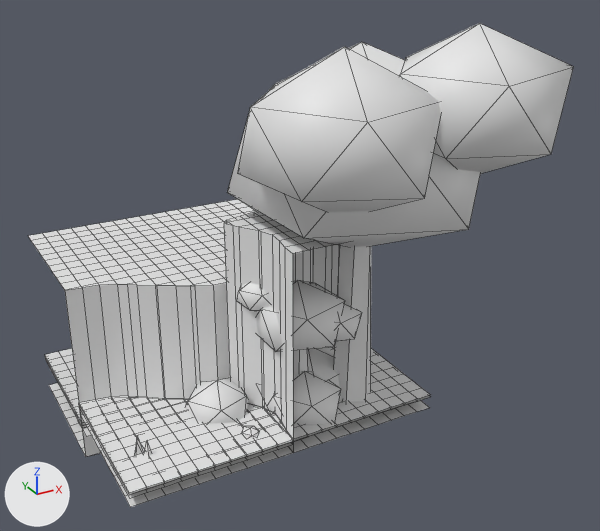
The FBX model Assets/Data/Level/Biomes/BrightwaterHollow/Models/BH_FloorRockLiquid_CCAB.fbx: old version first, new version second.
Both versions are drawn from a 50 mm camera at (-4.83, -11.48, 7.3) aimed at (0.83, -1.19, 2.15). Every picture has the same lights, and +X, +Y and +Z are marked at lower left. The picture after the commit comes second. Mesh edges are drawn as thin lines. Where no turn or scale is listed for an object, it has been applied to the vertices.

Names of what the first picture shows: 'BH_FloorRockLiquid_CCAB', 'BH_FloorRockLiquid_CCAB_ColGround0', 'BH_FloorRockLiquid_CCAB_ColGround1', 'BH_FloorRockLiquid_CCAB_ColWall1', 'BH_FloorRockLiquid_CCAB_ColWaterBlocker2', 'BH_FloorRockLiquid_CCAB_ColWaterSurface2'.
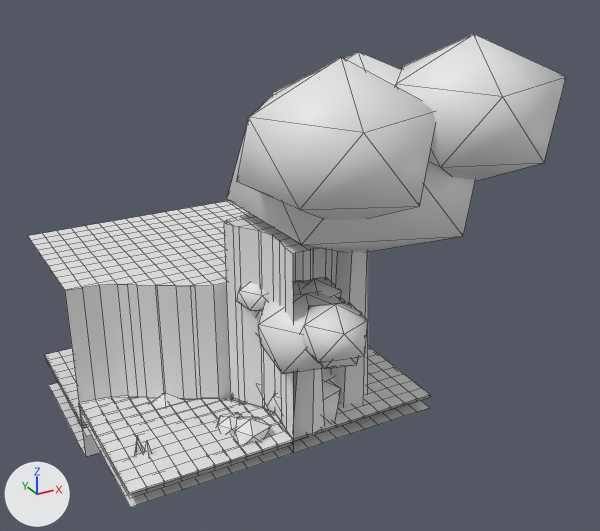
Boxes (x1, y1, x2, y2) around the edits, measured in the pictures (600 x 531 px; the box of a moved part takes in the faces that stretch with it):
'BH_FloorRockLiquid_CCAB', reshaped
    before: (45, 23, 574, 499)
    after: (45, 34, 566, 499)
part 1 of me_bh_floorrockliquid_ccab, moved or reshaped
    before: (334, 246, 372, 403)
    after: (331, 251, 369, 405)
part 2 of me_bh_floorrockliquid_ccab, moved or reshaped
    before: (227, 42, 481, 247)
    after: (227, 52, 475, 253)
part 3 of me_bh_floorrockliquid_ccab, moved or reshaped
    before: (400, 23, 574, 174)
    after: (395, 34, 566, 181)
part 4 of me_bh_floorrockliquid_ccab, moved or reshaped
    before: (238, 46, 441, 212)
    after: (237, 57, 436, 219)
part 5 of me_bh_floorrockliquid_ccab, deleted
    before: (241, 426, 260, 438)
part 6 of me_bh_floorrockliquid_ccab, built on
    before: (185, 378, 248, 424)
    after: (152, 278, 368, 444)

Diff of the bpy script that builds the scene:
```diff
--- a/Assets/Data/Level/Biomes/BrightwaterHollow/Models/BH_FloorRockLiquid_CCAB.fbx.py
+++ b/Assets/Data/Level/Biomes/BrightwaterHollow/Models/BH_FloorRockLiquid_CCAB.fbx.py
@@ mat_canopy @@
+mat_canopy = principled_material('Canopy')
+mat_canopy.base_color = (0.8, 0.8, 0.8)  # white #e7e7e7
@@ me_bh_floorrockliquid_ccab @@
 # used by ob_bh_floorrockliquid_ccab; location = (0.0, 0.0, 0.0)
-me_bh_floorrockliquid_ccab.from_pydata(...)  # 872 vertices, 754 faces; spans x -2.5..3.44, y -4.18..2.5, z -1.0..5.88
+me_bh_floorrockliquid_ccab.from_pydata(...)  # 932 vertices, 841 faces; spans x -2.5..3.32, y -4.18..2.5, z -1.0..5.76
+# me_bh_floorrockliquid_ccab part 1: the loose piece of 12 vertices spanning x 1.12..1.74, y -2.13..-1.51, z 0.0..3.87 is scaled about its middle by (0.989, 0.989, 0.979), then moved by (-0.08, -0.05, -0.04)
+# me_bh_floorrockliquid_ccab part 2: the loose piece of 12 vertices spanning x -0.27..3.16, y -3.62..-0.16, z 2.54..5.56 is scaled about its middle by 0.979, then moved by (-0.08, -0.05, -0.09)
+# me_bh_floorrockliquid_ccab part 3: the loose piece of 12 vertices spanning x 1.2..3.44, y -4.18..-2.0, z 3.85..5.88 is scaled about its middle by 0.979, then moved by (-0.1, -0.02, -0.1)
+# me_bh_floorrockliquid_ccab part 4: the loose piece of 12 vertices spanning x -0.69..1.82, y -3.98..-1.41, z 3.48..5.69 is scaled about its middle by 0.979, then moved by (-0.06, -0.03, -0.1)
+# me_bh_floorrockliquid_ccab part 5: the loose piece of 12 vertices spanning x -0.63..-0.33, y -2.16..-1.89, z -0.06..0.12 is deleted
+# me_bh_floorrockliquid_ccab part 6
+# 12 vertices are removed from x -1.11..-0.06, y -1.69..-0.67, z -0.28..0.5
+# 20 faces are deleted
+# 96 vertices are added at x -1.59..1.19, y -3.37..-0.21, z -0.39..2.31
+# 60 new faces join them, mat_cliff (white #e7e7e7)
+# 7 new faces join them, mat_trunk (white #e7e7e7)
+# 80 new faces join them, mat_canopy (white #e7e7e7)
+# other edits to the shape of me_bh_floorrockliquid_ccab do not show in these pictures
 me_bh_floorrockliquid_ccab.materials.append(mat_flooralt)
@@ me_bh_floorrockliquid_ccab @@
 me_bh_floorrockliquid_ccab.materials.append(mat_liquid)
+me_bh_floorrockliquid_ccab.materials.append(mat_canopy)  # white #e7e7e7
```
